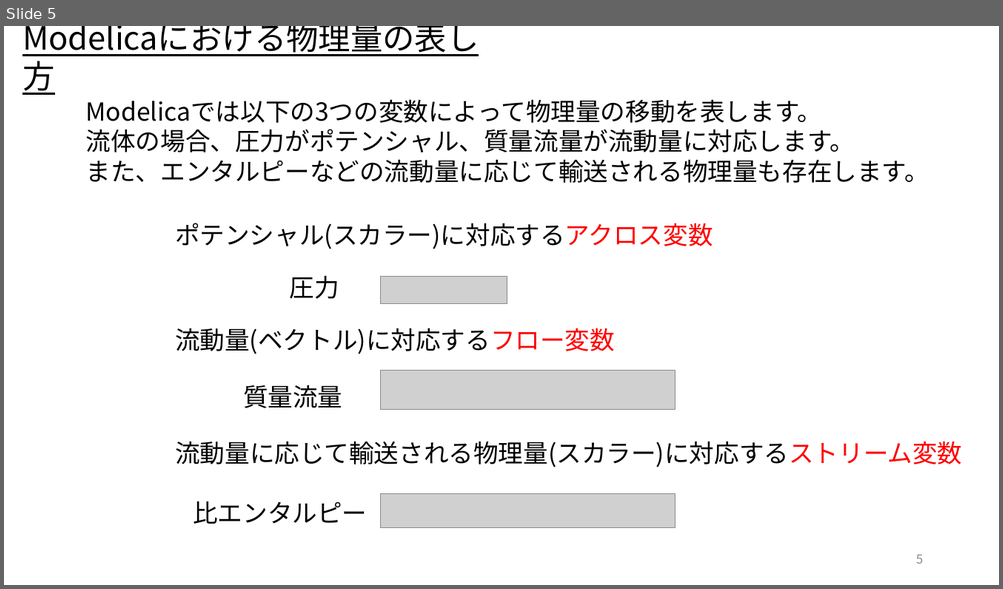
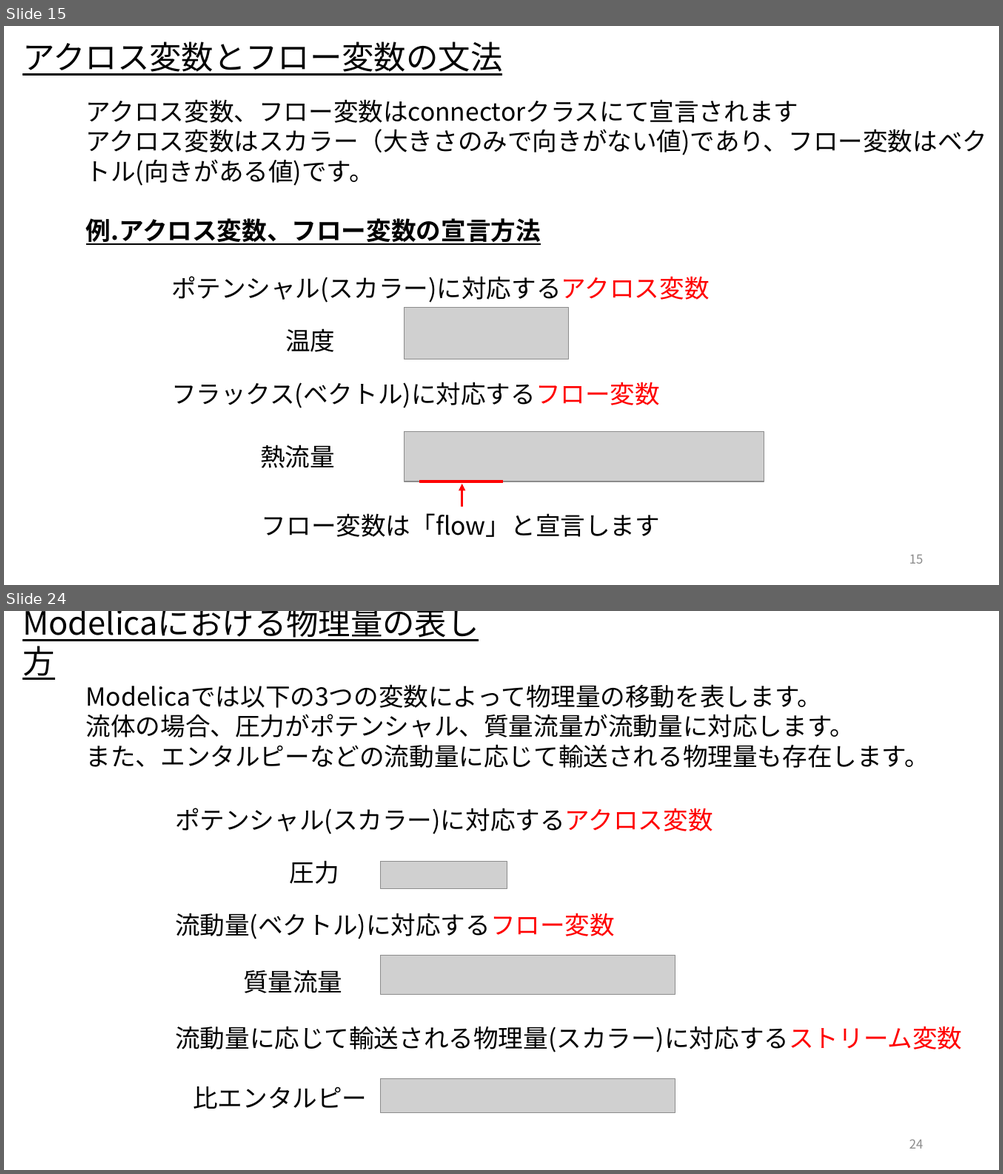
Before and after one commit to UedaShigenori/OpenModelica_Tutorials_Ja, a slide deck: Dev/7_PhysicsDomainModel/OpenModelica_Tutorials_7_PlantModel.pptx. Shown one above the other, each under a label of ours: slide 5 before the commit, slides 15 and 24 after it; the slides between them are not shown. The pictures are 1003x589 and 1003x1174 pixels, drawn with LibreOffice and Linux fonts; fonts in the diff are those of the drawing; grey boxes stand for pictures. Boxes give left, top, right and bottom in pixels: in the first picture for what was removed or moved away, otherwise in the second. Text is boxed around its words. In the diff, an @@ line names an element or a change of style, - is before the commit and + after.

```diff
--- a/Dev/7_PhysicsDomainModel/OpenModelica_Tutorials_7_PlantModel.pptx
+++ b/Dev/7_PhysicsDomainModel/OpenModelica_Tutorials_7_PlantModel.pptx
@@ slide 15 added at (4,26,999,585), background #FFFFFF @@
@@ text added at (22,42,502,76), 31 pt, text #000000, underline @@
+アクロス変数とフロー変数の文法
@@ text added at (86,99,987,245), 24 pt, text #000000 @@
+アクロス変数、フロー変数はconnectorクラスにて宣言されます
+アクロス変数はスカラー（大きさのみで向きがない値)であり、フロー変数はベクトル(向きがある値)です。
+例.アクロス変数、フロー変数の宣言方法
@@ text added at (171,276,709,303), 24 pt, text #000000 @@
+ポテンシャル(スカラー)に対応するアクロス変数
@@ picture added at (404,308,569,360) @@
@@ text added at (285,329,335,352), 24 pt, text #000000 @@
+温度
@@ text added at (171,382,660,409), 24 pt, text #000000 @@
+フラックス(ベクトル)に対応するフロー変数
@@ text added at (260,445,335,469), 24 pt, text #000000 @@
+熱流量
@@ picture added at (404,432,764,482) @@
@@ line added from (420, 482) to (503, 482), #FF0000 2.25 pt @@
@@ arrow added from (462, 507) to (462, 484), #FF0000 2.25 pt @@
@@ text added at (262,514,660,537), 24 pt, text #000000 @@
+フロー変数は「flow」と宣言します
@@ page number added at (909,555,923,564), 12 pt, text #8C8C8C @@
+15
@@ what was slide 5 is now slide 24 @@
@@ page number at (909,1139,923,1149): text changed @@
-5
+24
```
Also in this commit, not shown: 7 slides changed, 59 other slides added, 1 slide removed.
